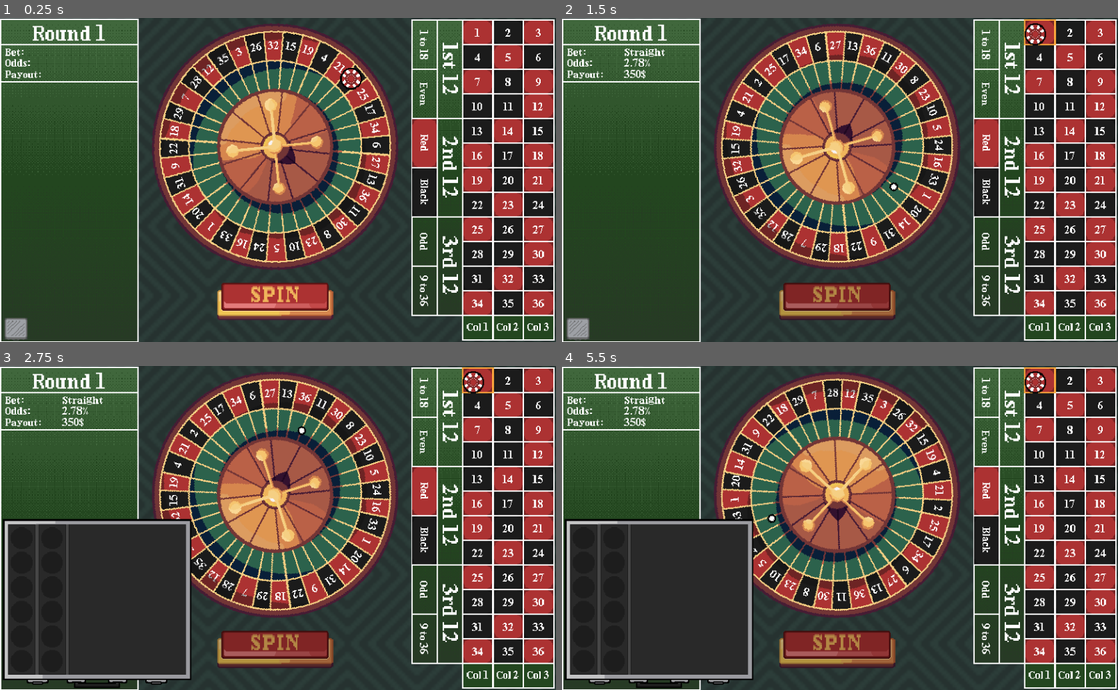
Above: before the commit, frames 1-4 (two rows, left to right).
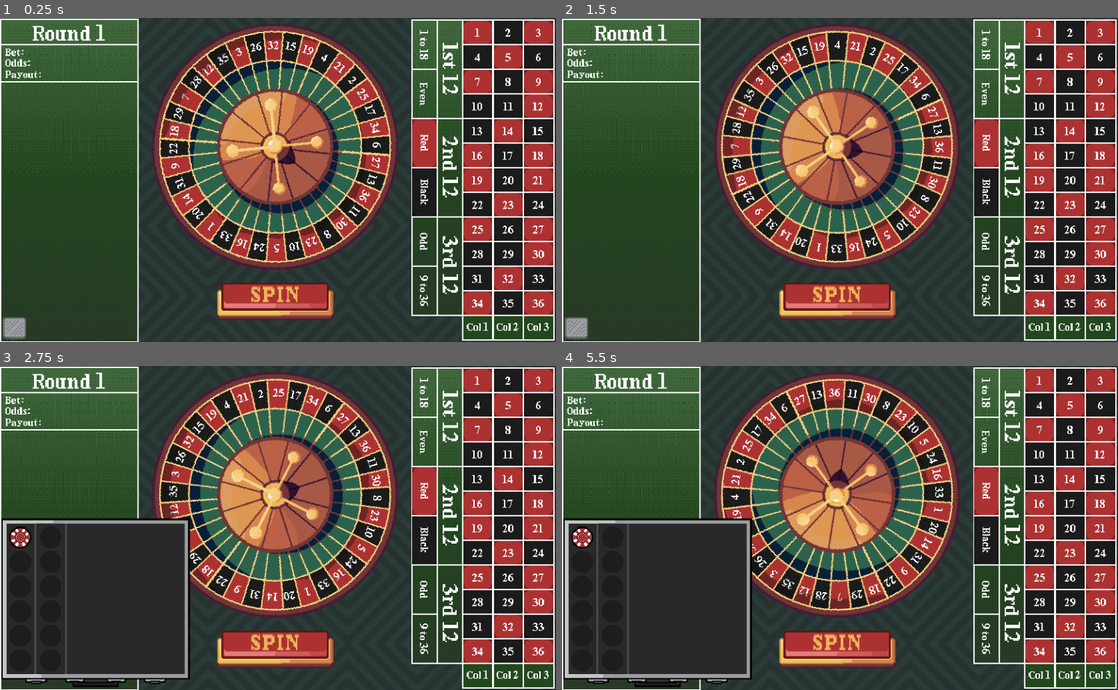
Above: after the commit, the same moments.

Repository: wonderdip/roulette-roguelike
Game: Godot game, scene res://scenes/roulette.tscn
Same seed, same stepped clock (60 frames per second), same inputs: the game is played once before the commit and once after it.
Inputs (mouse positions are in pixels of both pictures, inside the frame that each line leads up to):
- Up to frame 1 (0.25 s): no input
- Up to frame 2 (1.5 s): drag from (912, 79) to (1040, 30) at 0.52 s; click (834, 299) at 1.27 s
- Up to frame 3 (2.75 s): drag from (16, 677) to (478, 378) at 2.02 s
- Up to frame 4 (5.5 s): move the mouse to (895, 456) at 2.77 s; click (895, 456) at 2.92 s; drag from (812, 592) to (1067, 378) at 3.52 s; move the mouse to (1006, 576) at 4.27 s; click (1006, 576) at 4.42 s; drag from (673, 479) to (1101, 378) at 5.02 s

The runs differ from the first frame. In frame 1, 0.4% of the frame differs, in the area x 0-66%, y 15-100%; in frame 2, 19%; in frame 3, 18%; in frame 4, 22%, in the area x 0-89%, y 0-100%.

Commit message:
working on chip case system

Diff:
--- a/scenes/brief_case.tscn
+++ b/scenes/brief_case.tscn
@@ -1,8 +1,12 @@
-[gd_scene load_steps=5 format=3 uid="uid://ctwdx2eioe7ms"]
+[gd_scene load_steps=7 format=3 uid="uid://ctwdx2eioe7ms"]
 
 [ext_resource type="Script" uid="uid://bha6hsotmdgyw" path="res://scripts/brief_case.gd" id="1_d1ryc"]
 [ext_resource type="Texture2D" uid="uid://bycfgs8jk7fac" path="res://Assets/poker_case.png" id="1_lqwp2"]
 [ext_resource type="Texture2D" uid="uid://b0dgn1fmor7o8" path="res://Assets/mini_chip_case.png" id="3_snhhq"]
+[ext_resource type="PackedScene" uid="uid://c1qevlt2xpud" path="res://scenes/poker_chip.tscn" id="4_v37ql"]
+
+[sub_resource type="RectangleShape2D" id="RectangleShape2D_v37ql"]
+size = Vector2(246, 208)
 
 [sub_resource type="RectangleShape2D" id="RectangleShape2D_snhhq"]
 size = Vector2(32, 31)
@@ -14,25 +18,48 @@
 
 [node name="BigCase" type="Node2D" parent="."]
 
-[node name="Sprite2D" type="Sprite2D" parent="BigCase"]
+[node name="BigCaseTexture" type="Sprite2D" parent="BigCase"]
+position = Vector2(130, -118)
 texture = ExtResource("1_lqwp2")
 
-[node name="Marker2D" type="Marker2D" parent="BigCase/Sprite2D"]
+[node name="Marker2D" type="Marker2D" parent="BigCase/BigCaseTexture"]
 unique_name_in_owner = true
 position = Vector2(-119, -107)
 
 [node name="ChipSlots" type="Node2D" parent="BigCase"]
 unique_name_in_owner = true
+position = Vector2(130, -118)
+
+[node name="BigArea2D" type="Area2D" parent="BigCase"]
+unique_name_in_owner = true
+position = Vector2(130, -118)
+
+[node name="BigCollisionShape" type="CollisionShape2D" parent="BigCase/BigArea2D"]
+position = Vector2(0, -7)
+shape = SubResource("RectangleShape2D_v37ql")
+
+[node name="Chips" type="Node2D" parent="BigCase"]
+unique_name_in_owner = true
+position = Vector2(130, -118)
+
+[node name="PokerChip" parent="BigCase/Chips" instance=ExtResource("4_v37ql")]
+position = Vector2(-104, -92)
 
 [node name="SmallCase" type="Node2D" parent="."]
 
-[node name="Sprite2D" type="Sprite2D" parent="SmallCase"]
+[node name="SmallCaseTexture" type="Sprite2D" parent="SmallCase"]
+position = Vector2(130, -118)
 texture = ExtResource("3_snhhq")
 
 [node name="SmallArea2D" type="Area2D" parent="SmallCase"]
+position = Vector2(130, -118)
 
-[node name="CollisionShape2D" type="CollisionShape2D" parent="SmallCase/SmallArea2D"]
+[node name="SmallCollisionShape" type="CollisionShape2D" parent="SmallCase/SmallArea2D"]
 position = Vector2(-112, 100.5)
 shape = SubResource("RectangleShape2D_snhhq")
 
+[node name="PlayedChips" type="Node2D" parent="."]
+unique_name_in_owner = true
+
+[connection signal="input_event" from="BigCase/BigArea2D" to="." method="_on_big_area_2d_input_event"]
 [connection signal="input_event" from="SmallCase/SmallArea2D" to="." method="_on_small_area_2d_input_event"]
--- a/scenes/roulette.tscn
+++ b/scenes/roulette.tscn
@@ -18,7 +18,6 @@
 [ext_resource type="Texture2D" uid="uid://bliotju7xi1on" path="res://Assets/spin_button.png" id="17_ucm42"]
 [ext_resource type="Texture2D" uid="uid://dtmj47j5s48rx" path="res://Assets/spin_button_down.png" id="18_o21qx"]
 [ext_resource type="FontFile" uid="uid://rkcb8hktwivk" path="res://fonts/Pixel TimesB.ttf" id="19_ib2xu"]
-[ext_resource type="PackedScene" uid="uid://c1qevlt2xpud" path="res://scenes/poker_chip.tscn" id="20_6wnlc"]
 [ext_resource type="Texture2D" uid="uid://dpdnus2x8i72n" path="res://Assets/scoring_background.png" id="21_lp4gq"]
 [ext_resource type="PackedScene" uid="uid://ctwdx2eioe7ms" path="res://scenes/brief_case.tscn" id="21_waas3"]
 
@@ -155,11 +154,7 @@
 texture_pressed = ExtResource("18_o21qx")
 texture_disabled = ExtResource("18_o21qx")
 
-[node name="PokerChip" parent="." instance=ExtResource("20_6wnlc")]
-z_index = 10
-position = Vector2(485, 84)
-
 [node name="ChipCase" parent="." instance=ExtResource("21_waas3")]
-position = Vector2(134, 330)
+position = Vector2(2, 447)
 
 [connection signal="pressed" from="SpinButton" to="BallSpin" method="_on_spin_button_pressed"]
--- a/scripts/brief_case.gd
+++ b/scripts/brief_case.gd
@@ -12,10 +12,16 @@
 @onready var big_case: Node2D = $BigCase
 @onready var small_case: Node2D = $SmallCase
 
+@onready var big_collision_shape: CollisionShape2D = $BigCase/BigArea2D/BigCollisionShape
+@onready var small_collision_shape: CollisionShape2D = $SmallCase/SmallArea2D/SmallCollisionShape
+
+var open: bool = false
 
 # Called when the node enters the scene tree for the first time.
 func _ready() -> void:
 	start_pos = %Marker2D.global_position
+	%Chips.add_to_group("chip_container")
+	%PlayedChips.add_to_group("played_chips")
 	close_case()
 	spawn_chip_slots()
 
@@ -29,22 +35,48 @@
 	return %ChipSlots.to_local(global_pos)
 
 func open_case():
+	open = true
+	big_collision_shape.disabled = true
+	small_collision_shape.disabled = true
 	big_case.show()
 	small_case.hide()
 
+	big_case.scale = Vector2(0,0)
+	var tween = create_tween()
+	tween.tween_property(big_case, "scale", Vector2(1, 1), 0.3).set_trans(Tween.TRANS_SPRING).set_ease(Tween.EASE_OUT)
+	await tween.finished
+
+	big_collision_shape.disabled = false
 
 func close_case():
+	open = false
+	big_collision_shape.disabled = true
+	small_collision_shape.disabled = true
+
+	big_case.scale = Vector2(1,1)
+	var tween = create_tween()
+	tween.tween_property(big_case, "scale", Vector2(0, 0), 0.15).set_trans(Tween.TRANS_QUAD).set_ease(Tween.EASE_OUT)
+
+	small_case.show()
+	await tween.finished
+	small_collision_shape.disabled = false
 	big_case.hide()
-	small_case.show()
 
 func spawn_chip_slots():
 	for i in range(1, 13):
 		var slot = ChipSlot.new()
 		slot.slot_number = i
 		slot.position = get_center(i)
+		slot.case = self
 		%ChipSlots.add_child(slot)
 
 func _on_small_area_2d_input_event(viewport: Node, event: InputEvent, shape_idx: int) -> void:
 	if event is InputEventMouseButton and event.button_index == MOUSE_BUTTON_LEFT:
 		if event.pressed:
 			open_case()
+
+func _on_big_area_2d_input_event(viewport: Node, event: InputEvent, shape_idx: int) -> void:
+	if event is InputEventMouseButton and event.button_index == MOUSE_BUTTON_LEFT:
+		if event.pressed:
+			if %BigArea2D.get_overlapping_areas().size() < 1:
+				close_case()
--- a/scripts/chip_slot.gd
+++ b/scripts/chip_slot.gd
@@ -2,6 +2,7 @@
 class_name ChipSlot
 
 @export var slot_number: int
+@export var case: Node2D
 @export var chip: PokerChip
 
 func _ready() -> void:
--- a/scripts/poker_chip.gd
+++ b/scripts/poker_chip.gd
@@ -41,11 +41,7 @@
 	if not Global.spinning:
 		if event is InputEventMouseButton and event.button_index == MOUSE_BUTTON_LEFT:
 			if event.pressed:
-				dragging = true
-				$AudioStreamPlayer2D.stream = chip_pickup.pick_random()
-				$AudioStreamPlayer2D.pitch_scale = randf_range(0.95, 1.05)
-				$AudioStreamPlayer2D.play()
-				chip_shake()
+				pick_up()
 
 func chip_shake():
 	var sprite = $Sprite2D
@@ -81,6 +77,15 @@
 	if overlay:
 		overlay.highlight_zone(zone if highlighted else null)
 
+func pick_up():
+	dragging = true
+	$AudioStreamPlayer2D.stream = chip_pickup.pick_random()
+	$AudioStreamPlayer2D.pitch_scale = randf_range(0.95, 1.05)
+	$AudioStreamPlayer2D.play()
+	chip_shake()
+	var played_chips = get_tree().get_first_node_in_group("played_chips")
+	reparent(played_chips)
+
 func _drop() -> void:
 	dragging = false
 	$AudioStreamPlayer2D.stream = chip_drop.pick_random()
@@ -110,13 +115,19 @@
 	last_zone = null
 	nearest_zone = null
 	var slots = get_tree().get_nodes_in_group("chip_slots")
+	var chip_container = get_tree().get_first_node_in_group("chip_container")
 	if slots.is_empty():
 		return
 
-	var slot = slots[0].global_position
+	var slot : ChipSlot = slots[0]
+	var slot_position: Vector2 = slot.global_position
 
+	if not slot.case.open:
+		slot.case.open_case()
+
+	reparent(chip_container)
 	var tween = create_tween()
-	tween.tween_property(self, "global_position", slot, 0.3).set_trans(Tween.TRANS_SPRING).set_ease(Tween.EASE_OUT)
+	tween.tween_property(self, "global_position", slot_position, 0.3).set_trans(Tween.TRANS_SPRING).set_ease(Tween.EASE_OUT)
 
 func get_bet_priority(bet_type: Global.BetType) -> int:
 	match bet_type:
Not shown: 1 places in scenes/roulette.tscn that only renumber resources
